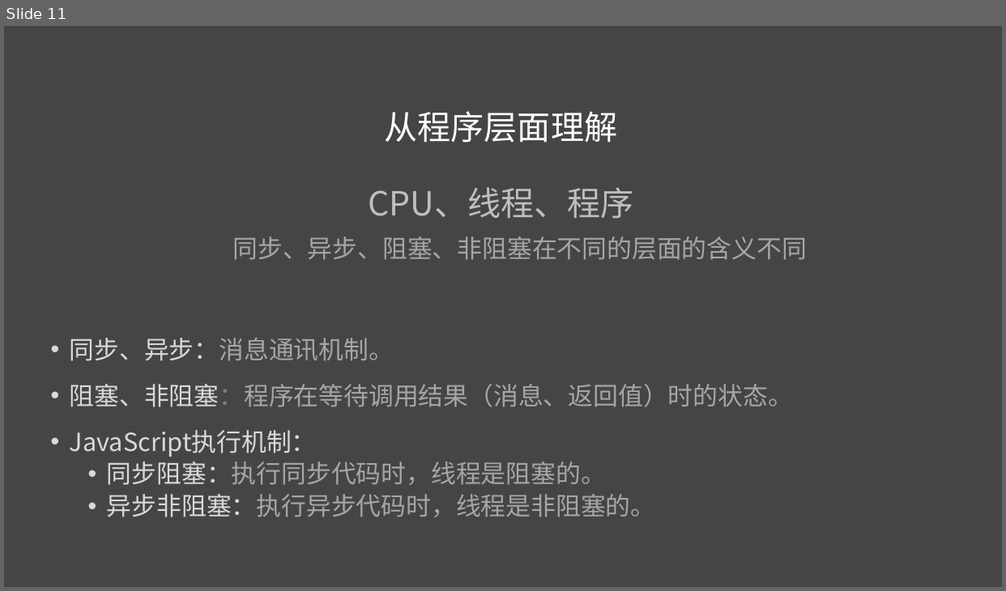
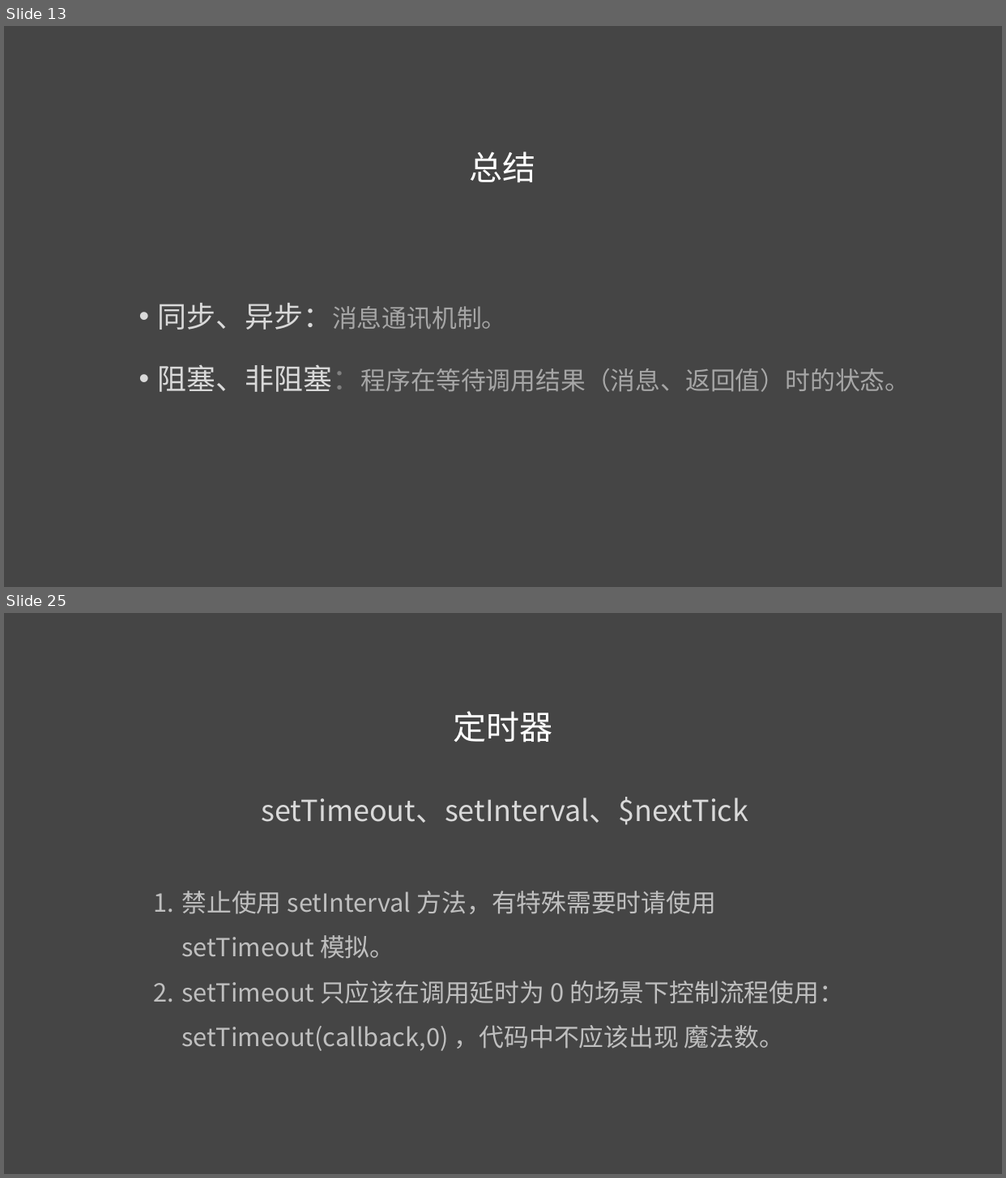
Before and after one commit to liuweiGL/share, a slide deck: ppt/JavaScript基础二.pptx. Shown one above the other, each under a label of ours: slide 11 before the commit, slides 13 and 25 after it; the slides between them are not shown. The pictures are 1006x591 and 1006x1178 pixels, drawn with LibreOffice and Linux fonts; fonts in the diff are those of the drawing. Boxes give left, top, right and bottom in pixels: in the first picture for what was removed or moved away, otherwise in the second. Text is boxed around its words. In the diff, an @@ line names an element or a change of style, - is before the commit and + after.

```diff
--- a/ppt/JavaScript基础二.pptx
+++ b/ppt/JavaScript基础二.pptx
@@ slide 25 added at (4, 613, 1002, 1174), background #454545 @@
@@ text added at (453, 711, 552, 743), 32 pt, text #FFFFFF @@
+定时器
@@ text added at (262, 797, 749, 825), 28 pt, text #D9D9D9 @@
+setTimeout、setInterval、$nextTick
@@ text added at (182, 891, 844, 1051), 24 pt, text #BFBFBF @@
+1. 禁止使用 setInterval 方法，有特殊需要时请使用 setTimeout 模拟。
+2. setTimeout 只应该在调用延时为 0 的场景下控制流程使用： setTimeout(callback,0) ，代码中不应该出现 魔法数。
@@ what was slide 11 is now slide 13 @@
@@ slide 13 changed as well @@
@@ text at (470, 152, 536, 183): text changed; size 24 to 32 pt; text colour #A6A6A6 to #FFFFFF @@
-从程序层面理解
-CPU、线程、程序
-  同步、异步、阻塞、非阻塞在不同的层面的含义不同
+总结
@@ text "同步、异步：消息通讯机制。": place and size @@
-text "同步、异步：消息通讯机制。" at (70, 338, 793, 518)
+text "同步、异步：消息通讯机制。" at (158, 303, 910, 392)
@@ text "同步、异步：消息通讯机制。" at (158, 303, 910, 392): size 24 to 28 pt in "同步、异步：消息通讯机制。", "阻塞、非阻塞：程序在等待调用结果（消息、返回值）时的状态。"; line spacing 1.2 to 1.5 @@
@@ text at (70, 430, 656, 518): paragraphs removed @@
-• JavaScript执行机制：
-  • 同步阻塞：执行同步代码时，线程是阻塞的。
-  • 异步非阻塞：执行异步代码时，线程是非阻塞的。
```
Also in this commit, not shown: 3 other slides changed, 14 other slides added, 2 slides removed.
